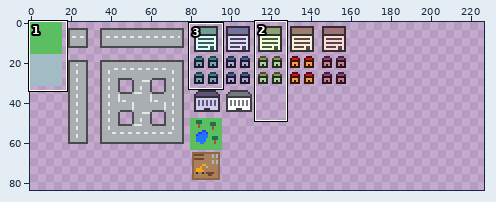
File history of a sprite sheet, assets/sprites/tilemap.png. The first picture is a wide view before the edit; the outline marks the close-up.
Close-up. Old version:
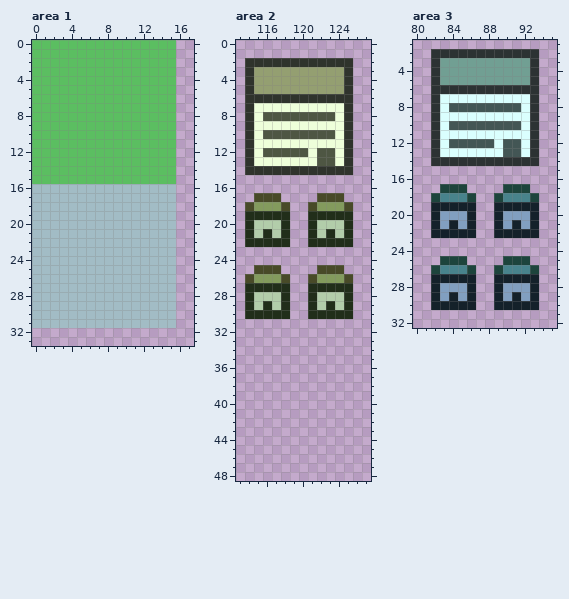
The file is 256x256 pixels. Colours within 5 levels of each other are drawn and written as one. Shown: area 1: x 0..17, y 0..33; area 2: x 113..127, y 0..48; area 3: x 80..95, y 1..32. The wide view leaves out empty margins. The commit also changed other parts of the picture, which this record leaves out.
The result:
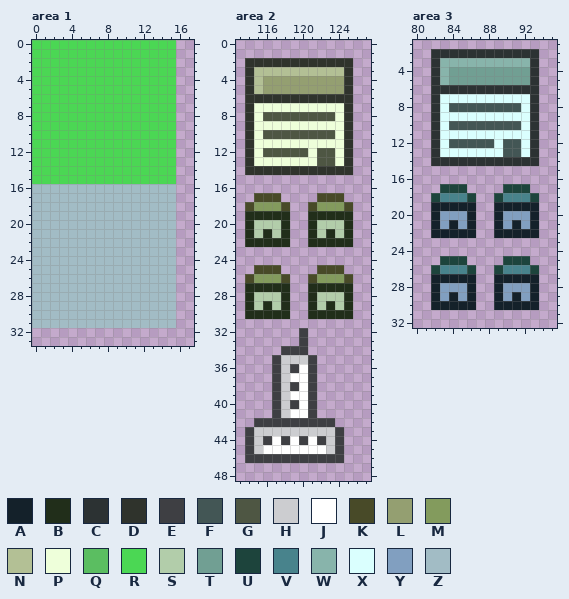
Palette (. is transparent): A #14212a  B #212e1a  C #2c3233  D #2f332c  E #3e3f43  F #435655  G #4e5643  H #cccdd0  J #ffffff  K #484a28  L #949f71  M #839b5d  N #b3c095  P #eeffda  Q #5bbe61  R #4bd754  S #b2cdaa  T #719f93  U #1d443c  V #48838c  W #88b4ab  X #dafffe  Y #819fc0  Z #a2bcc5
Change:
--- area 1
@@ x 0..17 @@
- 0 QQQQQQQQQQQQQQQQ..
- 1 QQQQQQQQQQQQQQQQ..
- 2 QQQQQQQQQQQQQQQQ..
- 3 QQQQQQQQQQQQQQQQ..
- 4 QQQQQQQQQQQQQQQQ..
- 5 QQQQQQQQQQQQQQQQ..
- 6 QQQQQQQQQQQQQQQQ..
- 7 QQQQQQQQQQQQQQQQ..
- 8 QQQQQQQQQQQQQQQQ..
- 9 QQQQQQQQQQQQQQQQ..
-10 QQQQQQQQQQQQQQQQ..
-11 QQQQQQQQQQQQQQQQ..
-12 QQQQQQQQQQQQQQQQ..
-13 QQQQQQQQQQQQQQQQ..
-14 QQQQQQQQQQQQQQQQ..
-15 QQQQQQQQQQQQQQQQ..
+ 0 RRRRRRRRRRRRRRRR..
+ 1 RRRRRRRRRRRRRRRR..
+ 2 RRRRRRRRRRRRRRRR..
+ 3 RRRRRRRRRRRRRRRR..
+ 4 RRRRRRRRRRRRRRRR..
+ 5 RRRRRRRRRRRRRRRR..
+ 6 RRRRRRRRRRRRRRRR..
+ 7 RRRRRRRRRRRRRRRR..
+ 8 RRRRRRRRRRRRRRRR..
+ 9 RRRRRRRRRRRRRRRR..
+10 RRRRRRRRRRRRRRRR..
+11 RRRRRRRRRRRRRRRR..
+12 RRRRRRRRRRRRRRRR..
+13 RRRRRRRRRRRRRRRR..
+14 RRRRRRRRRRRRRRRR..
+15 RRRRRRRRRRRRRRRR..
 16 ZZZZZZZZZZZZZZZZ..
--- area 2
@@ x 113..127 @@
  2 .DDDDDDDDDDDD..
- 3 .DLLLLLLLLLLD..
- 4 .DLLLLLLLLLLD..
- 5 .DLLLLLLLLLLD..
+ 3 .DNNNNNNNNNND..
+ 4 .DNLLLLLLLLLD..
+ 5 .DNLLLLLLLLLD..
  6 .DDDDDDDDDDDD..
@@ x 113..127 @@
 31 ...............
-32 ...............
-33 ...............
-34 ...............
-35 ...............
-36 ...............
-37 ...............
-38 ...............
-39 ...............
-40 ...............
-41 ...............
-42 ...............
-43 ...............
-44 ...............
-45 ...............
-46 ...............
+32 .......E.......
+33 .......E.......
+34 .....EEE.......
+35 ....EHHHE......
+36 ....EHEJE......
+37 ....EHJJE......
+38 ....EHEJE......
+39 ....EHJJE......
+40 ....EHEJE......
+41 ....EHJJE......
+42 ..EEEEEEEEE....
+43 .EHHHHHHHHHE...
+44 .EHEJEJEJEHE...
+45 .EHJJJJJJJHE...
+46 .EEEEEEEEEEE...
 47 ...............
--- area 3
@@ x 80..95 @@
  2 ..CCCCCCCCCCCC..
- 3 ..CTTTTTTTTTTC..
- 4 ..CTTTTTTTTTTC..
- 5 ..CTTTTTTTTTTC..
+ 3 ..CWWWWWWWWWWC..
+ 4 ..CWTTTTTTTTTC..
+ 5 ..CWTTTTTTTTTC..
  6 ..CCCCCCCCCCCC..
Boxes around the changes in both close-ups, in picture pixels (x1, y1, x2, y2):
changed: (32, 40, 176, 184)
changed: (254, 67, 344, 94)
added: (245, 328, 344, 463)
changed: (440, 58, 530, 85)
